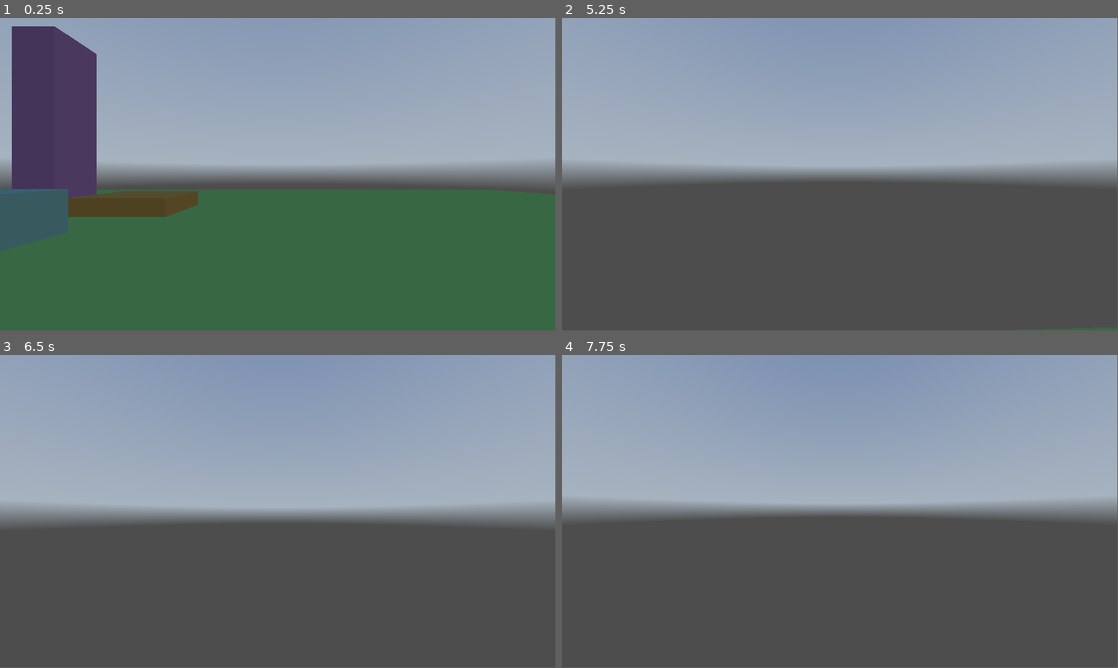
Above: before the commit, frames 1-4 (two rows, left to right).
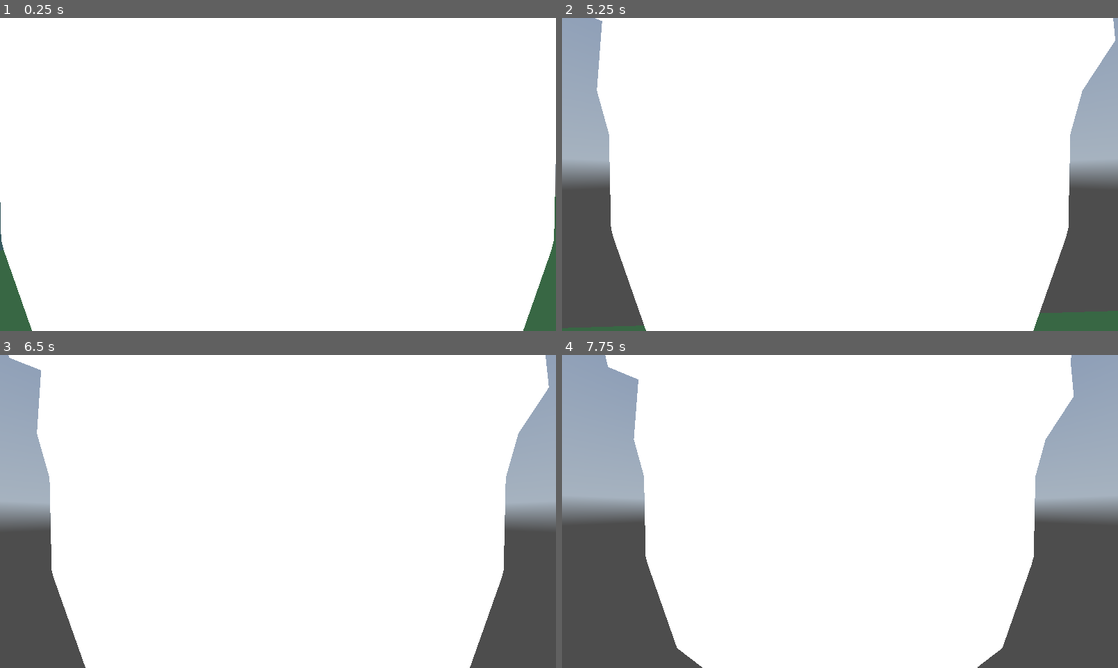
Above: after the commit, the same moments.

Repository: goshag45/Godot-Game
Game: Godot game, scene res://node.tscn
The game is run twice, just before and just after one commit, with the same random seed, the same clock (stepped at 60 frames per second) and the same inputs. The project has no main scene, so this scene is started directly. A sky picture missing from this copy of the repository is replaced by a grey-blue gradient.
Inputs (mouse positions are in pixels of both pictures, inside the frame that each line leads up to):
- Up to frame 1 (0.25 s): no input
- Up to frame 2 (5.25 s): move the mouse to (867, 171) at 0.52 s; hold Shift (sprint) 0.53-1.28 s; hold W (forward) from 0.53 s (still down); tap Space (jump) at 0.77, 1.52, 3.02, 3.77, 4.52 s; move the mouse to (812, 174) at 1.27 s; tap Shift (sprint) at 1.35, 2.85, 4.35 s; move the mouse to (851, 168) at 2.02 s; hold Shift (sprint) 2.03-2.78 s; move the mouse to (834, 177) at 2.77 s; move the mouse to (878, 177) at 3.52 s; hold Shift (sprint) 3.53-4.28 s; tap Escape (escape, bound only after the commit) at 4.15 s; move the mouse to (795, 171) at 4.27 s; move the mouse to (845, 174) at 5.02 s; hold Shift (sprint) from 5.03 s (still down)
- Up to frame 3 (6.5 s): move the mouse to (255, 505) at 5.77 s; release W (forward) at 5.78 s; release Shift (sprint) at 5.78 s; hold D (right) from 5.78 s (still down); tap Shift (sprint) at 5.85 s; tap Space (jump) at 6.02 s
- Up to frame 4 (7.75 s): tap Enter at 6.5 s; move the mouse to (867, 508) at 6.52 s; release D (right) at 6.53 s; hold Shift (sprint) 6.53-7.28 s; hold W (forward) from 6.53 s (still down); tap Space (jump) at 6.77, 7.52 s; move the mouse to (812, 511) at 7.27 s; tap Shift (sprint) at 7.35 s
In our replay, the window is 799x449 before the commit and 800x450 after it. These sizes can differ from the game's own. Grey fills any space a smaller window leaves; there, only what the larger window draws over its background counts as a difference.

The runs differ from the first frame. In frame 1, 98% of the frame differs, in the area x 0-100%, y 0-100%; in frame 2, 84%; in frame 3, 82%; in frame 4, 70%.

Commit message:
added ability to get my cursor back, struggling with first person camera

Diff:
--- a/Test Level.tscn
+++ b/Test Level.tscn
@@ -69,3 +69,5 @@
 material_override = SubResource("StandardMaterial3D_psspe")
 use_collision = true
 size = Vector3(6.31653, 1.35718, 5.06738)
+
+[node name="AudioStreamPlayer" type="AudioStreamPlayer" parent="."]
--- /dev/null
+++ b/World.gd
@@ -0,0 +1,15 @@
+extends Node3D
+
+
+# Called when the node enters the scene tree for the first time.
+func _ready() -> void:
+	pass # Replace with function body.
+
+
+# Called every frame. 'delta' is the elapsed time since the previous frame.
+func _process(delta: float) -> void:
+	if Input.is_action_just_pressed("escape"):
+		if Input.mouse_mode == Input.MOUSE_MODE_CAPTURED:
+			Input.set_mouse_mode(Input.MOUSE_MODE_VISIBLE)
+		else:
+			Input.set_mouse_mode(Input.MOUSE_MODE_CAPTURED)
--- a/node.tscn
+++ b/node.tscn
@@ -1,10 +1,12 @@
-[gd_scene load_steps=4 format=3 uid="uid://txkplgsfsdnc"]
+[gd_scene load_steps=5 format=3 uid="uid://txkplgsfsdnc"]
 
+[ext_resource type="Script" path="res://World.gd" id="1_yjseh"]
 [ext_resource type="PackedScene" uid="uid://b04m0rkdrm4cb" path="res://player.tscn" id="2_hksku"]
 [ext_resource type="Script" path="res://player.gd" id="3_bkuro"]
 [ext_resource type="PackedScene" uid="uid://bt4uyk54cpqqj" path="res://Test Level.tscn" id="4_up5fb"]
 
 [node name="World" type="Node3D"]
+script = ExtResource("1_yjseh")
 
 [node name="Player" parent="." instance=ExtResource("2_hksku")]
 transform = Transform3D(1, 0, 0, 0, 1, 0, 0, 0, 1, -0.773812, 1.1239, 5.10443)
--- a/player.gd
+++ b/player.gd
@@ -18,6 +18,7 @@
 
 @onready var head = $Head
 @onready var camera = $Head/Camera3D
+@onready var player_model = $Sketchfab_model
 
 func _ready():
 	Input.set_mouse_mode(Input.MOUSE_MODE_CAPTURED)
@@ -27,6 +28,8 @@
 		head.rotate_y(-event.relative.x * SENSITIVITY)
 		camera.rotate_x(-event.relative.y * SENSITIVITY)
 		camera.rotation.x = clamp(camera.rotation.x, deg_to_rad(-60), deg_to_rad(90))
+
+		player_model.rotation.z = head.rotation.y - deg_to_rad(180)
 
 func _physics_process(delta: float) -> void:
 	# Add the gravity.
@@ -61,14 +64,4 @@
 		velocity.x = lerp(velocity.x, direction.x * speed, delta * 4.0)
 		velocity.z = lerp(velocity.z, direction.z * speed, delta * 4.0)
 
-		#t_bob += delta * velocity.length() * float(is_on_floor())
-		#camera.transform.origin = _headbob(t_bob)
-
 	move_and_slide()
-
-# DOESNT WORK
-#func _headbob(time) -> Vector3:
-	#var pos = Vector3.ZERO
-	#pos.y = sin(time * BOB_FREQ) * BOB_AMP
-	#pos.x = cos(time * BOB_FREQ / 2) * BOB_AMP
-	#return pos
--- a/player.tscn
+++ b/player.tscn
@@ -16,4 +16,3 @@
 transform = Transform3D(-1, 0, -8.74228e-08, 0, 1, 0, 8.74228e-08, 0, -1, 0, 1.75, 0)
 
 [node name="Camera3D" type="Camera3D" parent="Head" index="0"]
-transform = Transform3D(1, 0, 0, 0, 1, 0, 0, 0, 1, 1.13923e-08, 0.0301889, -0.130313)
--- a/project.godot
+++ b/project.godot
@@ -14,6 +14,11 @@
 run/main_scene="res://label.tscn"
 config/features=PackedStringArray("4.3", "Forward Plus")
 config/icon="res://icon.svg"
+
+[display]
+
+window/size/viewport_width=1440
+window/size/viewport_height=810
 
 [input]
 
@@ -86,3 +91,8 @@
 "events": [Object(InputEventKey,"resource_local_to_scene":false,"resource_name":"","device":0,"window_id":0,"alt_presse …(194 unchanged characters)…
 ]
 }
+escape={
+"deadzone": 0.5,
+"events": [Object(InputEventKey,"resource_local_to_scene":false,"resource_name":"","device":0,"window_id":0,"alt_pressed":false,"shift_pressed":false,"ctrl_pressed":false,"meta_pressed":false,"pressed":false,"keycode":0,"physical_keycode":4194305,"key_label":0,"unicode":0,"location":0,"echo":false,"script":null)
+]
+}
